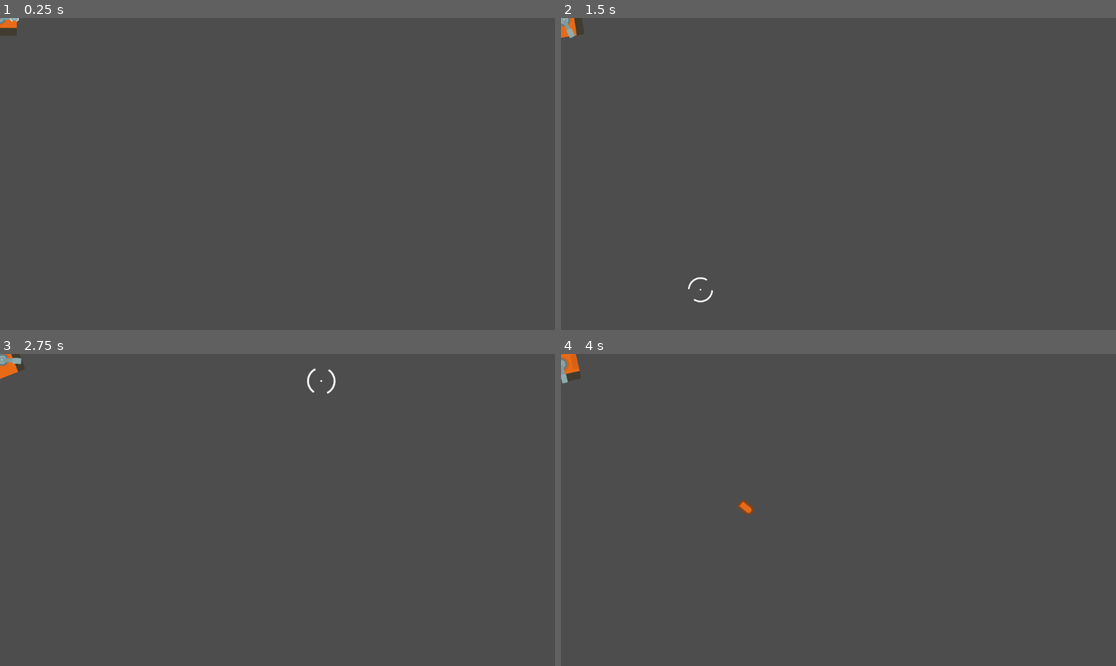
Above: before the commit, frames 1-4 (two rows, left to right).
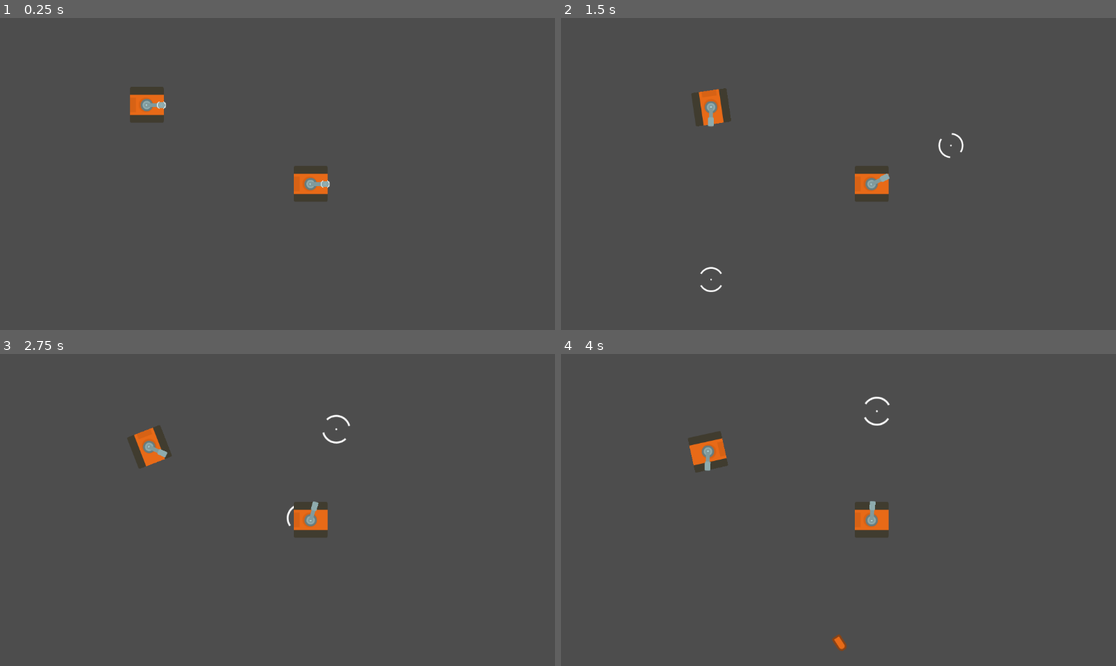
Above: after the commit, the same moments.

Repository: KakCmambnporpawwucmow/tanks_kidz
Game: Godot game, scene res://layers/test.tscn
Two runs of this game, one before a commit and one after it. Both use one fixed random seed, a clock stepped at 60 frames per second and the inputs below.
Inputs (mouse positions are in pixels of both pictures, inside the frame that each line leads up to):
- Up to frame 1 (0.25 s): no input
- Up to frame 2 (1.5 s): tap Enter at 0.5 s; move the mouse to (960, 158) at 0.52 s; hold E (ammo_ap) 0.53-1.28 s; hold D (rotate_right) from 0.53 s (still down); tap W (move_forward) at 0.77, 1.07 s; tap R (ammo_he) at 0.8, 1.35 s; move the mouse to (727, 189) at 1.27 s
- Up to frame 3 (2.75 s): tap W (move_forward) at 1.52, 1.82 s; tap F (ammo_heat) at 1.55 s; move the mouse to (333, 441) at 2.02 s; release D (rotate_right) at 2.03 s; hold A (rotate_left) from 2.03 s (still down); hold F (ammo_heat) from 2.03 s (still down); tap C (ammo_missile) at 2.3 s
- Up to frame 4 (4 s): move the mouse to (810, 572) at 2.77 s; release A (rotate_left) at 2.78 s; release F (ammo_heat) at 2.78 s; hold D (rotate_right) from 2.78 s (still down); tap C (ammo_missile) at 2.85 s; tap W (move_forward) at 3.02, 3.32, 3.77, 3.8 s; click (810, 572) at 3.05 s; move the mouse to (1005, 556) at 3.52 s; press the mouse at (1005, 556) at 3.53 s

The runs differ from the first frame. In frame 1, 1.6% of the frame differs, in the area x 0-60%, y 0-59%; in frame 2, 1.8%; in frame 3, 1.8%; in frame 4, 1.9%, in the area x 0-60%, y 0-96%.
Error before the commit: Invalid call. Nonexistent function 'get_remaining_ammo' in base 'Node (WeaponSystem)'. (res://entities/tanks/base/tank.gd:114)
Error after the commit: Invalid call. Nonexistent function 'get_remaining_ammo' in base 'Node (WeaponSystem)'. (res://entities/tanks/base/tank.gd:81)

Commit message:
Add
Управление экземпляром танка вынесено в отдельный узел генерирующий команды управления для подключенного танка.

Diff:
--- /dev/null
+++ b/command/TankMoveCommand.gd
@@ -0,0 +1,25 @@
+# commands/tank_commands.gd
+class_name TankMoveCommand
+extends Command
+
+var direction: Vector2
+
+func init(dir: Vector2) -> Command:
+	direction = dir
+	return self
+
+func execute(entity: Node) -> void:
+	if entity is Tank:
+		entity.move(direction)
+
+func serialize() -> Dictionary:
+	var data = super()
+	data["direction"] = {"x": direction.x, "y": direction.y}
+	return data
+
+static func deserialize(data: Dictionary) -> TankMoveCommand:
+	var command = TankMoveCommand.new()
+	command.init(data.direction)
+	command.entity_id = data.entity_id
+	command.timestamp = data.timestamp
+	return command
--- /dev/null
+++ b/command/TankReloadCommand.gd
@@ -0,0 +1,11 @@
+# commands/tank_commands.gd - ДОБАВИТЬ
+class_name TankReloadCommand
+extends Command
+
+func execute(entity: Node) -> void:
+	if entity is Tank:
+		entity.start_reload()
+
+func serialize() -> Dictionary:
+	var data = super()
+	return data
--- /dev/null
+++ b/command/TankRotateCommand.gd
@@ -0,0 +1,18 @@
+# commands/tank_commands.gd
+class_name TankRotateCommand
+extends Command
+
+var rotation_direction: Tank.ERotate
+
+func init(rot_dir: Tank.ERotate) -> Command:
+	rotation_direction = rot_dir
+	return self
+
+func execute(entity: Node) -> void:
+	if entity is Tank:
+		entity.rotating(rotation_direction)
+
+func serialize() -> Dictionary:
+	var data = super()
+	data["rotation_direction"] = rotation_direction
+	return data
--- /dev/null
+++ b/command/TankRotateTurretCommand.gd
@@ -0,0 +1,17 @@
+# commands/tank_commands.gd
+class_name TankRotateTurretCommand
+extends Command
+
+var target_angle: float
+
+func init(angle: float) -> void:
+	target_angle = angle
+
+func execute(entity: Node) -> void:
+	if entity is Tank:
+		entity.rotate_turret(target_angle)
+
+func serialize() -> Dictionary:
+	var data = super()
+	data["target_angle"] = target_angle
+	return data
--- /dev/null
+++ b/command/TankShootCommand.gd
@@ -0,0 +1,11 @@
+# commands/tank_commands.gd
+class_name TankShootCommand
+extends Command
+
+func execute(entity: Node) -> void:
+	if entity is Tank:
+		entity.fire()
+
+func serialize() -> Dictionary:
+	var data = super()
+	return data
--- /dev/null
+++ b/command/TankSwitchAmmoCommand.gd
@@ -0,0 +1,18 @@
+# commands/tank_commands.gd
+class_name TankSwitchAmmoCommand
+extends Command
+
+var ammo_type: WeaponSystem.ProjectileType
+
+func init(ammo: WeaponSystem.ProjectileType) -> Command:
+	ammo_type = ammo
+	return self
+
+func execute(entity: Node) -> void:
+	if entity is Tank:
+		entity.switch_ammo_type(ammo_type)
+
+func serialize() -> Dictionary:
+	var data = super()
+	data["ammo_type"] = ammo_type
+	return data
--- /dev/null
+++ b/command/command.gd
@@ -0,0 +1,28 @@
+# commands/command.gd
+class_name Command
+extends RefCounted
+
+var entity_id: String
+var timestamp: float
+
+func execute(entity: Node) -> void:
+	push_error("Command.execute() not implemented")
+
+func serialize() -> Dictionary:
+	return {
+		"entity_id": entity_id,
+		"timestamp": timestamp,
+		"type": get_script().resource_path.get_file()
+	}
+
+static func deserialize(data: Dictionary) -> Command:
+	var script_path = "res://command/%s.gd" % data.type
+	if not ResourceLoader.exists(script_path):
+		push_error("Command script not found: " + script_path)
+		return null
+
+	var command_script = load(script_path)
+	var command = command_script.new()
+	command.entity_id = data.get("entity_id", "")
+	command.timestamp = data.get("timestamp", 0.0)
+	return command
--- /dev/null
+++ b/command/command_producer.gd
@@ -0,0 +1,50 @@
+extends Node2D
+
+class_name CommandProducer
+
+@export var tank:Tank
+var tankMoveCommand:TankMoveCommand = null
+var tankRotateCommand:TankRotateCommand = null
+var tankFireCommand:TankShootCommand = null
+var tankSwitchAmmoCommand:TankSwitchAmmoCommand = null
+var currentCommand:Command = null
+
+func _ready() -> void:
+	tankMoveCommand = TankMoveCommand.new()
+	tankRotateCommand = TankRotateCommand.new()
+	tankFireCommand = TankShootCommand.new()
+	tankSwitchAmmoCommand = TankSwitchAmmoCommand.new()
+
+func _input(event):
+	currentCommand = null
+	# Управление движением танка
+	if event.is_action_pressed("move_forward"):
+		currentCommand = tankMoveCommand.init(Vector2.RIGHT)
+	if event.is_action_pressed("move_backward"):
+		currentCommand = tankMoveCommand.init(Vector2.LEFT)
+	if event.is_action_released("move_forward") || event.is_action_released("move_backward"):
+		currentCommand = tankMoveCommand.init(Vector2.ZERO)
+
+	if event.is_action_pressed("rotate_left"):
+		currentCommand = tankRotateCommand.init(Tank.ERotate.LEFT)
+	if event.is_action_pressed("rotate_right"):
+		currentCommand = tankRotateCommand.init(Tank.ERotate.RIGHT)
+	if event.is_action_released("rotate_left") || event.is_action_released("rotate_right"):
+		currentCommand = tankRotateCommand.init(Tank.ERotate.STOP)
+
+
+	# Управление стрельбой и боеприпасами
+	if event.is_action_pressed("fire"):
+		currentCommand = tankFireCommand
+
+	if event.is_action_pressed("ammo_ap"):
+		currentCommand = tankSwitchAmmoCommand.init(WeaponSystem.ProjectileType.AP)
+	elif event.is_action_pressed("ammo_he"):
+		currentCommand = tankSwitchAmmoCommand.init(WeaponSystem.ProjectileType.HE)
+	elif event.is_action_pressed("ammo_heat"):
+		currentCommand = tankSwitchAmmoCommand.init(WeaponSystem.ProjectileType.HEAT)
+	elif event.is_action_pressed("ammo_missile"):
+		currentCommand = tankSwitchAmmoCommand.init(WeaponSystem.ProjectileType.MISSILE)
+
+	if currentCommand:
+		tank.proc_command(currentCommand)
--- /dev/null
+++ b/command/command_producer.tscn
@@ -0,0 +1,6 @@
+[gd_scene load_steps=2 format=3 uid="uid://bvdf70d445trs"]
+
+[ext_resource type="Script" uid="uid://bc8aumlecgumd" path="res://command/command_producer.gd" id="1_tvw25"]
+
+[node name="CommandProducer" type="Node2D"]
+script = ExtResource("1_tvw25")
--- a/entities/tanks/base/tank.gd
+++ b/entities/tanks/base/tank.gd
@@ -14,6 +14,8 @@
 @export var rear_armor: ArmorComponent = null
 @export var left_armor: ArmorComponent = null
 @export var right_armor: ArmorComponent = null
+
+enum ERotate{LEFT, RIGHT, STOP}
 
 var current_ammo_type: WeaponSystem.ProjectileType = WeaponSystem.ProjectileType.AP
 var is_move:bool = false
@@ -39,55 +41,34 @@
 
 	$engine.playing = true
 
-func _input(event):
-	# Управление движением танка
-	if event.is_action_pressed("move_forward"):
-		move_component.move(Vector2.RIGHT)
-		is_move = true
-		$engine.pitch_scale = 1.5
-	elif event.is_action_released("move_forward"):
-		move_component.move(Vector2.ZERO)
-		is_move = false
+func proc_command(command:Command):
+	command.execute(self)
 
-	if event.is_action_pressed("move_backward"):
-		move_component.move(Vector2.LEFT)
-		is_move = true
-	elif event.is_action_released("move_backward"):
-		move_component.move(Vector2.ZERO)
-		is_move = false
+func move(dir:Vector2):
+	move_component.move(dir)
+	is_move = true if dir != Vector2.ZERO else false
 
-	if event.is_action_pressed("rotate_left"):
-		move_component.rotate_left()
-		is_rotate = true
-	elif event.is_action_released("rotate_left"):
-		move_component.rotate_stop()
-		is_rotate = false
-
-	if event.is_action_pressed("rotate_right"):
-		move_component.rotate_right()
-		is_rotate = true
-	elif event.is_action_released("rotate_right"):
-		move_component.rotate_stop()
-		is_rotate = false
 	if is_move || is_rotate:
 		$engine.pitch_scale = 1.5
 	else:
 		$engine.pitch_scale = 1.0
 
-	# Управление стрельбой и боеприпасами
-	if event.is_action_pressed("fire"):
-		fire()
+func rotating(rotate:ERotate):
+	match rotate:
+		ERotate.LEFT:
+			move_component.rotate_left()
+			is_rotate = true
+		ERotate.RIGHT:
+			move_component.rotate_right()
+			is_rotate = true
+		ERotate.STOP:
+			move_component.rotate_stop()
+			is_rotate = false
+	if is_move || is_rotate:
+		$engine.pitch_scale = 1.5
+	else:
+		$engine.pitch_scale = 1.0
 
-	if event.is_action_pressed("ammo_ap"):
-		switch_ammo_type(WeaponSystem.ProjectileType.AP)
-	elif event.is_action_pressed("ammo_he"):
-		switch_ammo_type(WeaponSystem.ProjectileType.HE)
-	elif event.is_action_pressed("ammo_heat"):
-		switch_ammo_type(WeaponSystem.ProjectileType.HEAT)
-	elif event.is_action_pressed("ammo_missile"):
-		switch_ammo_type(WeaponSystem.ProjectileType.MISSILE)
-
-# В метод fire() танка
 func fire():
 	var success = weapon_system.fire_projectile(current_ammo_type, turret.get_fire_position(), turret.get_fire_direction())
 	if success:
@@ -95,6 +76,13 @@
 		print("Fired ", get_ammo_type_name(), " round")
 	else:
 		print("Cannot fire - reloading or out of ammo")
+
+func switch_ammo_type(new_type: WeaponSystem.ProjectileType):
+	if weapon_system.get_remaining_ammo(new_type) > 0:
+		current_ammo_type = new_type
+		print("Switched to: ", get_ammo_type_name())
+	else:
+		print("Cannot switch to ", weapon_system.get_projectile_name(new_type), " - out of ammo")
 
 # Новый метод для получения полной информации о точности
 func get_accuracy_info() -> Dictionary:
@@ -105,17 +93,10 @@
 		#"spread_percentage": spread_info.spread_percentage,
 		#"spread_angle": spread_info.spread_angle,
 		#"accuracy": spread_info.accuracy,
-		#"is_moving": spread_info.is_moving,
+		"is_move": is_move,
 		"is_fully_accurate": turret.is_fully_accurate(),
 		"health_effect": health_status.health_percentage  # Здоровье может влиять на точность
 	}
-
-func switch_ammo_type(new_type: WeaponSystem.ProjectileType):
-	if weapon_system.get_remaining_ammo(new_type) > 0:
-		current_ammo_type = new_type
-		print("Switched to: ", get_ammo_type_name())
-	else:
-		print("Cannot switch to ", weapon_system.get_projectile_name(new_type), " - out of ammo")
 
 func get_ammo_type_name() -> String:
 	return weapon_system.get_projectile_name(current_ammo_type)
--- a/layers/test.tscn
+++ b/layers/test.tscn
@@ -1,7 +1,8 @@
-[gd_scene load_steps=3 format=3 uid="uid://btn1t3i446gl0"]
+[gd_scene load_steps=4 format=3 uid="uid://btn1t3i446gl0"]
 
 [ext_resource type="PackedScene" uid="uid://15pucv5g7w3p" path="res://entities/tanks/base/tank.tscn" id="1_oifa8"]
 [ext_resource type="PackedScene" uid="uid://dgibaxsnf2b5j" path="res://entities/tanks/base/trace.tscn" id="2_xdo3h"]
+[ext_resource type="PackedScene" uid="uid://bvdf70d445trs" path="res://command/command_producer.tscn" id="3_i5ewn"]
 
 [node name="TestTank" type="Node2D"]
 
@@ -9,5 +10,10 @@
 tank = NodePath("../Tank")
 
 [node name="Tank" parent="." instance=ExtResource("1_oifa8")]
+position = Vector2(305, 181)
 
-[node name="ui_intercept" type="Node2D" parent="."]
+[node name="Tank2" parent="." instance=ExtResource("1_oifa8")]
+position = Vector2(645, 345)
+
+[node name="command_producer" parent="." node_paths=PackedStringArray("tank") instance=ExtResource("3_i5ewn")]
+tank = NodePath("../Tank")
Not shown, added: command/TankMoveCommand.gd.uid
Not shown, added: command/TankReloadCommand.gd.uid
Not shown, added: command/TankRotateCommand.gd.uid
Not shown, added: command/TankRotateTurretCommand.gd.uid
Not shown, added: command/TankShootCommand.gd.uid
Not shown, added: command/TankSwitchAmmoCommand.gd.uid
Not shown, added: command/command.gd.uid
Not shown, added: command/command_producer.gd.uid
